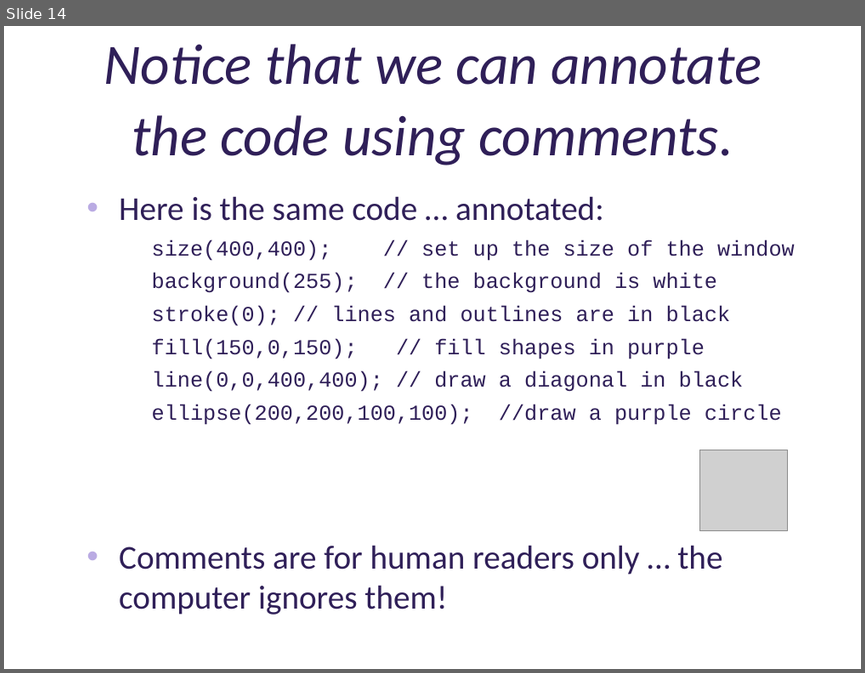
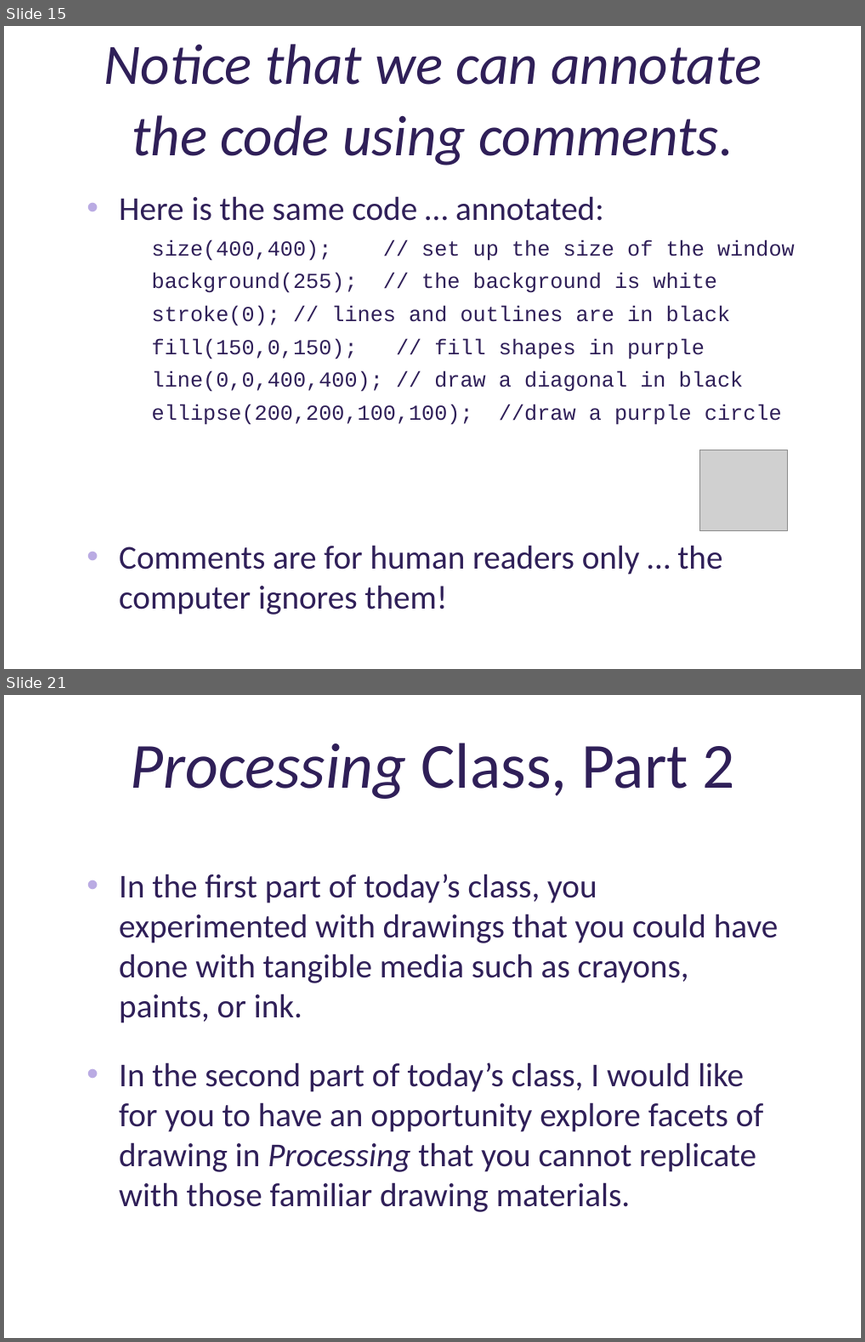
Before and after one commit to deenaengel/TF3_ProcessingSlides, a slide deck: Processing_Presentation_TF3_DE_notes.pptx. Shown one above the other, each under a label of ours: slide 14 before the commit, slides 15 and 21 after it; the slides between them are not shown. The pictures are 865x673 and 865x1342 pixels, drawn with LibreOffice and Linux fonts; fonts in the diff are those of the drawing; grey boxes stand for pictures; background and template pictures are left out. Boxes give left, top, right and bottom in pixels: in the first picture for what was removed or moved away, otherwise in the second. Text is boxed around its words. In the diff, an @@ line names an element or a change of style, - is before the commit and + after.

```diff
--- a/Processing_Presentation_TF3_DE_notes.pptx
+++ b/Processing_Presentation_TF3_DE_notes.pptx
@@ slide 21 added at (4,695,861,1338), background picture (left out) @@
@@ title added at (131,743,735,799), 54 pt, text #2F1F58 @@
+Processing Class, Part 2
@@ text added at (119,873,778,1212), 28 pt, text #2F1F58 @@
+• In the first part of today’s class, you experimented with drawings that you could have done with tangible media such as crayons, paints, or ink.
+• In the second part of today’s class, I would like for you to have an opportunity explore facets of drawing in Processing that you cannot replicate with those familiar drawing materials.
@@ what was slide 14 is now slide 15 @@
```
Also in this commit, not shown: 1 slide changed, 21 other slides added, 3 slides removed, 1 other file.
